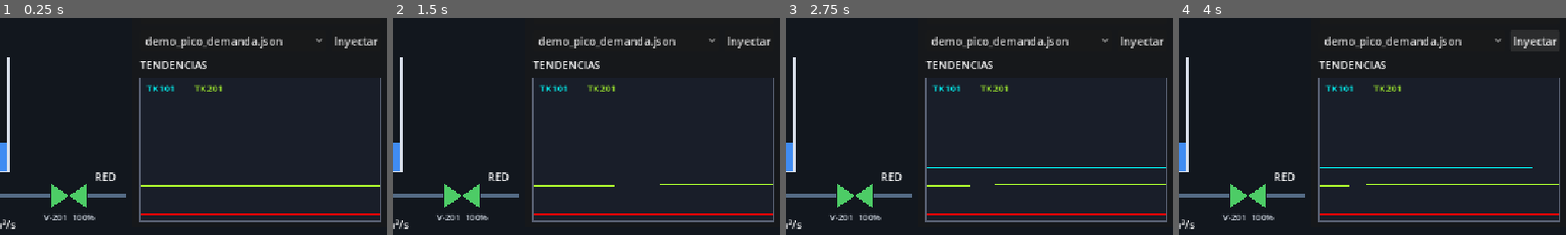
Above: before the commit, frames 1-4 (left to right).
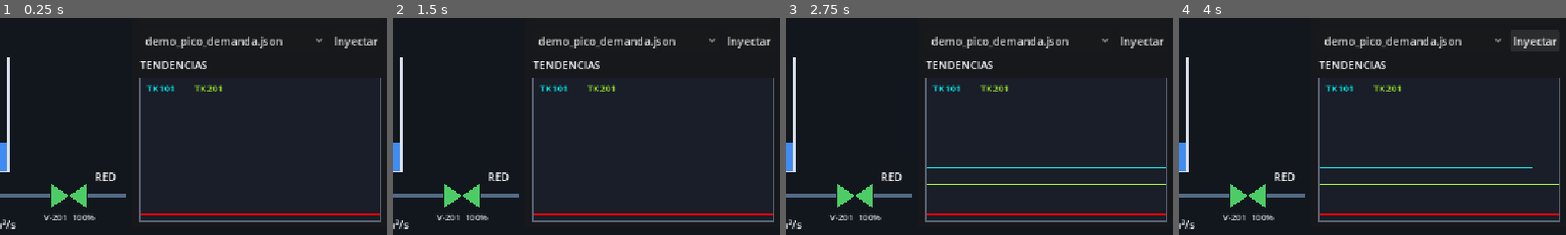
Above: after the commit, the same moments.

Repository: MariVillarroel/info_2do_parcial_scada-villarroel-y-calvo
Game: Godot game, scene res://scenes/hmi.tscn
Two runs of this game, one before a commit and one after it. Both use one fixed random seed, a clock stepped at 60 frames per second and the inputs below. Sound files missing from this copy of the repository are replaced by a short silence.
Inputs:
- Up to frame 1 (0.25 s): no input
- Up to frame 2 (1.5 s): click "Reconocer" at 0.5 s; click "Modo: MANUAL" at 1.25 s
- Up to frame 3 (2.75 s): click "Modo: AUTO" at 2 s
- Up to frame 4 (4 s): click "demo_pico_demanda.json" at 2.75 s; click "Inyectar" at 3.5 s
The pictures show only the part of the screen within x 50-100%, y 50-100%; the shares and areas given below are measured in that part.

The runs differ from the first frame. In frame 1, 0.6% of the frame differs, in the area x 36-99%, y 76-78%; in frame 2, 0.3%; in frame 3, 0.2%; in frame 4, 0.1%.

Commit message:
feat: logger finished

Diff:
--- a/scripts/hmi.gd
+++ b/scripts/hmi.gd
@@ -50,6 +50,7 @@
 #alarmas
 var _gestor: GestorAlarmas
 var _control: ControlAuto
+var _logger: EventLogger
 var _parpadeo_acum := 0.0
 var _parpadeo_visible := true
 const PARPADEO_INTERVALO := 0.5
@@ -67,6 +68,7 @@
 	_init_panel_trip()
 	_init_gestor_alarmas()
 	_init_control_auto()
+	_init_logger()
 	tendencia.poner_linea_referencia(
 	"LL",
 	5,
@@ -172,7 +174,11 @@
 	_control.planta = planta
 	add_child(_control)
 	boton_modo.text = "Modo: MANUAL"
-
+func _init_logger() -> void:
+
+	_logger = EventLogger.new()
+
+	add_child(_logger)
 #helpers sonido
 func _play(player: AudioStreamPlayer) -> void:
 	if player != null and not player.playing:
@@ -194,6 +200,9 @@
 	_play(_sfx_trip)
 	# Mostrar pantalla
 	_lbl_motivo_trip.text = motivo
+	_logger.escribir(
+	"TRIP: " + motivo
+)
 	_panel_trip.visible = true
 
 
@@ -273,10 +282,10 @@
 			datos["TK101.pct"]
 		)
 
-	tendencia.agregar_muestra(
-		"TK201",
-		datos["TK201.pct"]
-	)
+		tendencia.agregar_muestra(
+			"TK201",
+			datos["TK201.pct"]
+		)
 func _actualizar_bocina() -> void:
 	if _gestor.hay_activas_sin_reconocer():
 		_play(_sfx_alarma)
@@ -294,35 +303,51 @@
 
 func _on_evento_planta(tipo: String, mensaje: String) -> void:
 	print("EVENTO [", tipo, "]: ", mensaje)
+
+	_logger.escribir(
+		"PLANTA [" + tipo + "]: " + mensaje
+	)
+
 	match tipo:
 		"rebalse":
 			_disparar_trip("REBALSE — " + mensaje)
+
 		"vacio":
 			_disparar_trip("TANQUE VACÍO — " + mensaje)
-	# TODO (PARCIAL · M4): registra todo evento en tu log persistente.
 
 func _on_evento_escenario(mensaje: String) -> void:
 	print("ESCENARIO: ", mensaje)
-	# TODO (PARCIAL · M4): al historial y al log persistente también.
-
+	_logger.escribir(
+	"ESCENARIO: " + mensaje
+)
 #historial visual
+
 func _on_alarma_activada(id: String, mensaje: String) -> void:
 	var linea: String = _gestor.obtener_historial().back()
 	historial.add_item(linea)
 	historial.set_item_custom_fg_color(historial.item_count - 1, Color(1.0, 0.35, 0.35))
 	_scroll_historial()
+	_logger.escribir(
+	"ALARMA ACTIVA: " + id
+)
 
 func _on_alarma_reconocida(id: String) -> void:
 	var linea: String = _gestor.obtener_historial().back()
 	historial.add_item(linea)
 	historial.set_item_custom_fg_color(historial.item_count - 1, Color(1.0, 0.85, 0.2))
 	_scroll_historial()
+	_logger.escribir(
+	"ALARMA RECONOCIDA: " + id
+)
 
 func _on_alarma_normalizada(id: String) -> void:
 	var linea: String = _gestor.obtener_historial().back()
 	historial.add_item(linea)
 	historial.set_item_custom_fg_color(historial.item_count - 1, Color(0.4, 0.9, 0.4))
 	_scroll_historial()
+	_logger.escribir(
+	"ALARMA NORMAL: " + id
+)
 
 
 func _scroll_historial() -> void:
--- /dev/null
+++ b/scripts/logger.gd
@@ -0,0 +1,29 @@
+class_name EventLogger
+extends Node
+
+const LOG_PATH := "user://eventos.log"
+
+func _ready() -> void:
+	print("LOG:", ProjectSettings.globalize_path(LOG_PATH))
+
+func escribir(texto: String) -> void:
+
+	var archivo := FileAccess.open(
+		LOG_PATH,
+		FileAccess.READ_WRITE
+	)
+
+	if archivo == null:
+
+		archivo = FileAccess.open(
+			LOG_PATH,
+			FileAccess.WRITE
+		)
+
+	if archivo == null:
+		push_error("No se pudo abrir el log")
+		return
+
+	archivo.seek_end()
+
+	archivo.store_line(texto)
Not shown, added: scripts/logger.gd.uid
